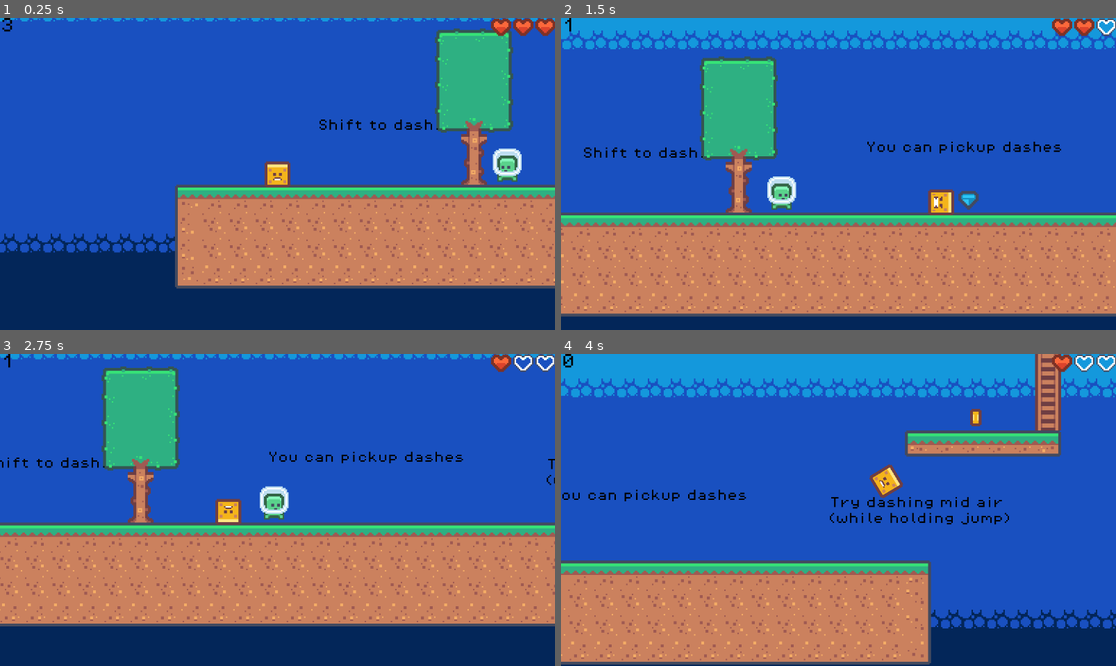
Above: before the commit, frames 1-4 (two rows, left to right).
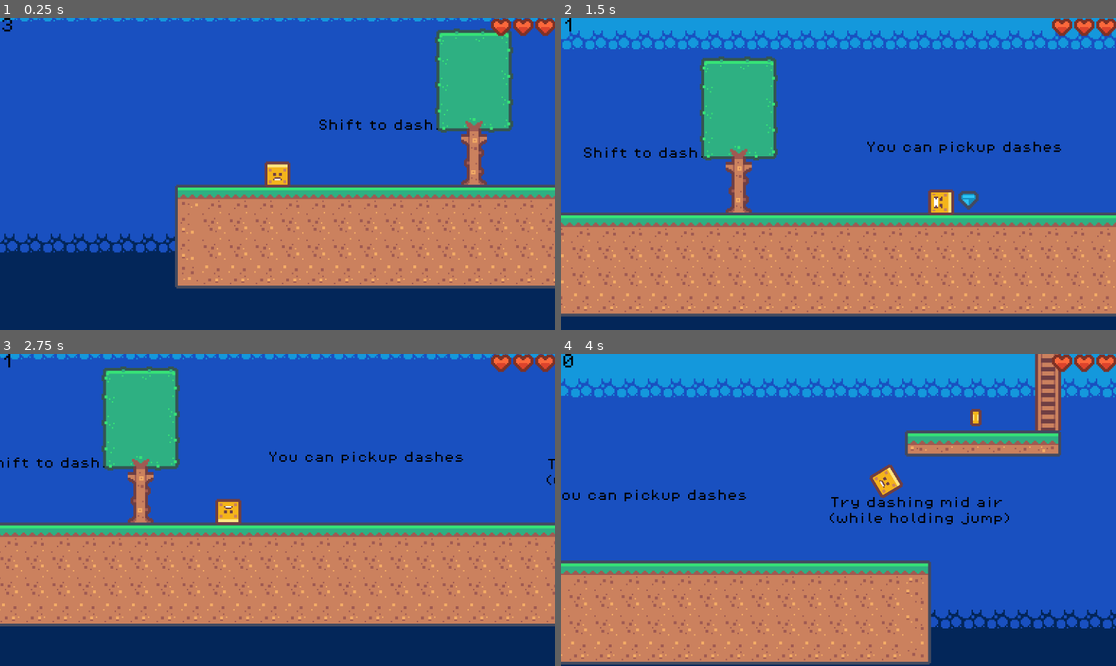
Above: after the commit, the same moments.

Repository: AadiCJ/dashGame
Game: Godot game, scene res://levels/level_1.tscn
The game is run twice, just before and just after one commit, with the same random seed, the same clock (stepped at 60 frames per second) and the same inputs.
Inputs (mouse positions are in pixels of both pictures, inside the frame that each line leads up to):
- Up to frame 1 (0.25 s): no input
- Up to frame 2 (1.5 s): move the mouse to (960, 158) at 0.52 s; hold D (move_right) from 0.53 s (still down); click (960, 158) at 0.6 s; tap Space (jump) at 0.77 s; move the mouse to (727, 189) at 1.27 s; click (727, 189) at 1.35 s
- Up to frame 3 (2.75 s): tap Space (jump) at 1.52 s; move the mouse to (333, 441) at 2.02 s; release D (move_right) at 2.03 s; hold Left (move_left) from 2.03 s (still down); click (333, 441) at 2.1 s
- Up to frame 4 (4 s): move the mouse to (810, 572) at 2.77 s; release Left (move_left) at 2.78 s; hold D (move_right) from 2.78 s (still down); click (810, 572) at 2.85 s; tap Space (jump) at 3.02, 3.77 s; move the mouse to (1005, 556) at 3.52 s; click (1005, 556) at 3.6 s

The runs differ from the first frame. In frame 1, 0.5% of the frame differs, in the area x 88-94%, y 41-53%; in frame 2, 0.6%; in frame 3, 0.8%, in the area x 46-100%, y 0-54%; in frame 4, 0.3%.

Commit message:
Small changes
Changed the file structure, and added music

Diff:
--- a/default_bus_layout.tres
+++ b/default_bus_layout.tres
@@ -7,3 +7,9 @@
 bus/1/bypass_fx = false
 bus/1/volume_db = 0.0
 bus/1/send = &"Master"
+bus/2/name = &"Music"
+bus/2/solo = false
+bus/2/mute = false
+bus/2/bypass_fx = false
+bus/2/volume_db = -4.50411
+bus/2/send = &"Master"
--- a/levels/level_1.tscn
+++ b/levels/level_1.tscn
@@ -1,15 +1,14 @@
-[gd_scene load_steps=14 format=4 uid="uid://cxg4loibiivqe"]
+[gd_scene load_steps=13 format=4 uid="uid://cxg4loibiivqe"]
 
-[ext_resource type="TileSet" uid="uid://ivannuu7uhsl" path="res://assets/tileset/game.tres" id="1_bt44k"]
 [ext_resource type="PackedScene" uid="uid://bmec34vf4myt5" path="res://scenes/player.tscn" id="2_kx6l7"]
 [ext_resource type="PackedScene" uid="uid://bu3ptkhwhye4q" path="res://ui/hint.tscn" id="4_kx6l7"]
 [ext_resource type="Texture2D" uid="uid://l0txahkpx226" path="res://assets/sprites/background/background_tiles.png" id="5_3sk1a"]
+[ext_resource type="TileSet" uid="uid://ivannuu7uhsl" path="res://resources/tileset/game.tres" id="5_08mmt"]
 [ext_resource type="PackedScene" uid="uid://b3h043eh5i2km" path="res://scenes/world_boundary.tscn" id="5_btoec"]
 [ext_resource type="PackedScene" uid="uid://06eq6m5svosu" path="res://scenes/level_end.tscn" id="5_n46q3"]
 [ext_resource type="PackedScene" uid="uid://r26blq5dvq7q" path="res://scenes/dashPickup.tscn" id="6_btoec"]
 [ext_resource type="PackedScene" uid="uid://dj270iit851jt" path="res://scenes/climbable.tscn" id="7_gwceb"]
 [ext_resource type="PackedScene" uid="uid://6ccequyk6cje" path="res://scenes/coin.tscn" id="8_l53as"]
-[ext_resource type="PackedScene" uid="uid://bx4q6o8h464mh" path="res://scenes/enemy.tscn" id="10_08mmt"]
 
 [sub_resource type="TileSetAtlasSource" id="TileSetAtlasSource_3sk1a"]
 texture = ExtResource("5_3sk1a")
@@ -80,7 +79,7 @@
 [node name="foregroundLayer" type="TileMapLayer" parent="Basics/backgroundLayer"]
 top_level = true
 tile_map_data = PackedByteArray("AAD+/wAAAgABAAEAAAD//wAAAgACAAEAAAAAAAAAAgACAAEAAAABAAAAAgACAAEAAAACAAAAAgACAAEAAAADAA …(2608 unchanged characters)…
-tile_set = ExtResource("1_bt44k")
+tile_set = ExtResource("5_08mmt")
 
 [node name="dashPickup" parent="." instance=ExtResource("6_btoec")]
 position = Vector2(330, -9)
@@ -141,6 +140,3 @@
 
 [node name="Coin3" parent="Coins" instance=ExtResource("8_l53as")]
 position = Vector2(712, -352)
-
-[node name="Enemy" parent="." instance=ExtResource("10_08mmt")]
-position = Vector2(214, -13)
--- a/levels/level_2.tscn
+++ b/levels/level_2.tscn
@@ -2,9 +2,9 @@
 
 [ext_resource type="PackedScene" uid="uid://bx4q6o8h464mh" path="res://scenes/enemy.tscn" id="1_dfjjl"]
 [ext_resource type="PackedScene" uid="uid://bmec34vf4myt5" path="res://scenes/player.tscn" id="1_pqqg8"]
-[ext_resource type="TileSet" uid="uid://ivannuu7uhsl" path="res://assets/tileset/game.tres" id="2_0srwa"]
 [ext_resource type="Texture2D" uid="uid://l0txahkpx226" path="res://assets/sprites/background/background_tiles.png" id="3_5722l"]
 [ext_resource type="PackedScene" uid="uid://r26blq5dvq7q" path="res://scenes/dashPickup.tscn" id="4_ilhis"]
+[ext_resource type="TileSet" uid="uid://ivannuu7uhsl" path="res://resources/tileset/game.tres" id="5_at1ld"]
 [ext_resource type="PackedScene" uid="uid://06eq6m5svosu" path="res://scenes/level_end.tscn" id="5_ep78u"]
 [ext_resource type="PackedScene" uid="uid://6ccequyk6cje" path="res://scenes/coin.tscn" id="6_ep78u"]
 [ext_resource type="PackedScene" uid="uid://b3h043eh5i2km" path="res://scenes/world_boundary.tscn" id="6_ilhis"]
@@ -59,7 +59,8 @@
 [node name="level2" type="Node"]
 
 [node name="Enemy" parent="." instance=ExtResource("1_dfjjl")]
-position = Vector2(787, -302)
+position = Vector2(743, -302)
+canMove = false
 
 [node name="Basics" type="Node" parent="."]
 
@@ -76,7 +77,7 @@
 
 [node name="foregroundLayer" type="TileMapLayer" parent="Basics/backgroundLayer"]
 tile_map_data = PackedByteArray("AAAPAAAAAgACAAEAAAAPAAEAAgACAAYAAAAPAAIAAgACAAcAAAAQAAAAAgACAAEAAAAQAAEAAgACAAYAAAAQAA …(3152 unchanged characters)…
-tile_set = ExtResource("2_0srwa")
+tile_set = ExtResource("5_at1ld")
 
 [node name="WorldBoundary" parent="Basics" instance=ExtResource("6_ilhis")]
 position = Vector2(3, 101)
--- a/project.godot
+++ b/project.godot
@@ -20,6 +20,7 @@
 SignalBus="*res://scripts/SignalBus.gd"
 Transition="*res://ui/transition.tscn"
 Variables="*res://scripts/Variables.gd"
+MusicPlayer="*res://ui/music_player.tscn"
 
 [gui]
 
--- a/scripts/enemy.gd
+++ b/scripts/enemy.gd
@@ -1,10 +1,10 @@
 extends CharacterBody2D
 
 
+@export var canMove = true
 const DAMAGE = 1
 const SPEED = 80
 var direction = 1
-var canMove = true
 var playerDashing = false
 var applyGravity = false
 var checks = 0
@@ -28,7 +28,6 @@
 		$AnimatedSprite2D.flip_h = false
 
 
-#TODO: add ability to kill enemies
 func _physics_process(delta: float) -> void:
 	if applyGravity:
 		if velocity.y < 0:
--- a/scripts/transition.gd
+++ b/scripts/transition.gd
@@ -5,7 +5,6 @@
 
 
 func change_scene(target: String) -> void:
-	#TODO: disable player movement
 	$TextureRect.visible = true
 	if ResourceLoader.exists(target):
 		get_tree().call_deferred("change_scene_to_file", target)
--- /dev/null
+++ b/ui/music_player.tscn
@@ -0,0 +1,9 @@
+[gd_scene load_steps=2 format=3 uid="uid://dpp0wiiya3t7y"]
+
+[ext_resource type="AudioStream" uid="uid://ijdqd2iu5kfn" path="res://assets/sounds/music/music.wav" id="1_v0dg4"]
+
+[node name="Music Player" type="AudioStreamPlayer2D"]
+position = Vector2(-5, 19)
+stream = ExtResource("1_v0dg4")
+autoplay = true
+bus = &"Music"
Not shown, added: assets/sounds/music/music.wav.import
Not shown, changed: assets/sounds/sfx/clear.wav.import
Not shown, changed: assets/sounds/sfx/coin.wav.import
Not shown, changed: assets/sounds/sfx/dash.wav.import
Not shown, changed: assets/sounds/sfx/death.wav.import
Not shown, changed: assets/sounds/sfx/hit.wav.import
Not shown, changed: assets/sounds/sfx/hurt.wav.import
Not shown, changed: assets/sounds/sfx/jump.wav.import
Not shown, changed: assets/sounds/sfx/pickup.wav.import
Renamed: assets/tileset/game.tres -> resources/tileset/game.tres
Not shown, added: assets/sounds/music/music.wav
Not shown, added: assets/sounds/sfx/clear.wav
(and 7 more such lines)
